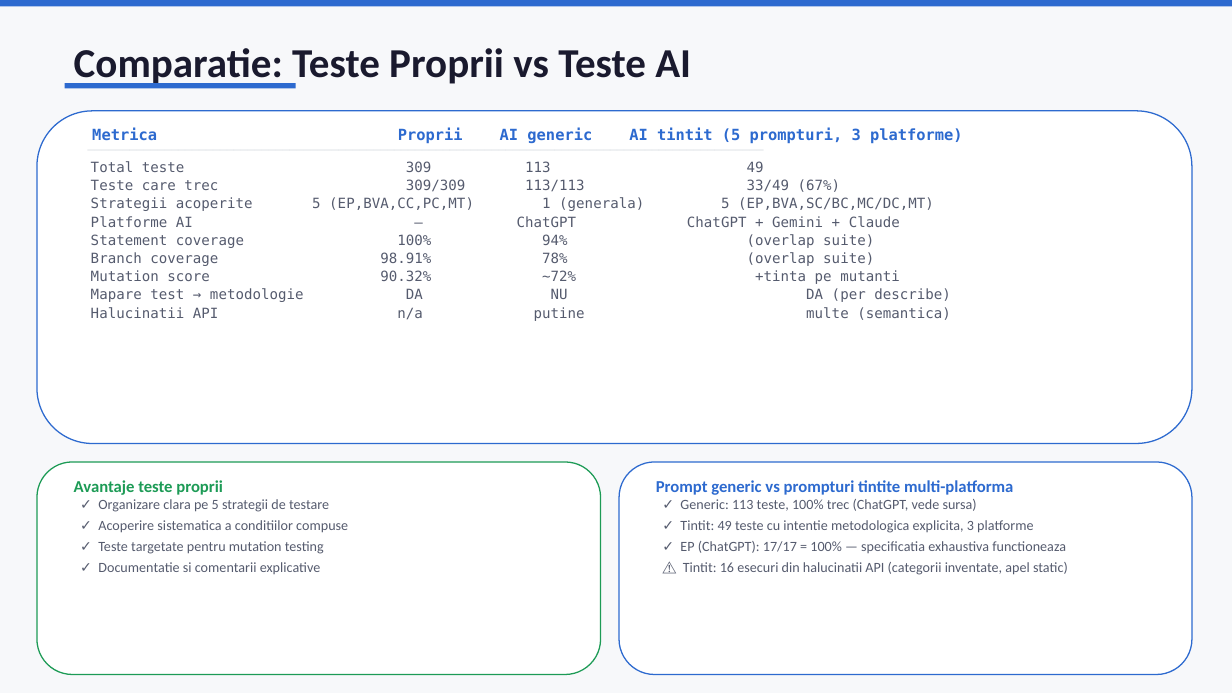
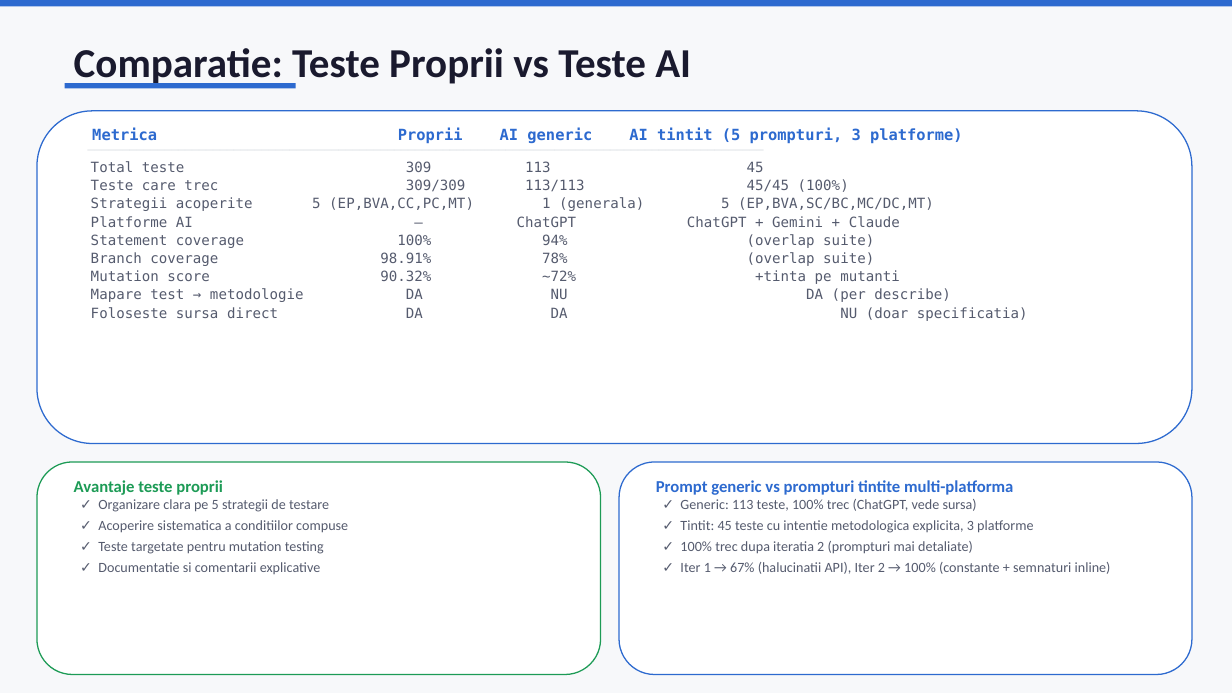
Before and after one commit to bogdan-velicu/tss-proiect-javascript, a slide deck: slide 9 of TSS_Prezentare_T4.pptx. Drawn at 1232x693 pixels with LibreOffice and Linux fonts; fonts in the diff are those of the drawing. Boxes give left, top, right and bottom in pixels: in the first picture for what was removed or moved away, otherwise in the second. Text is boxed around its words. In the diff, an @@ line names an element or a change of style, - is before the commit and + after.

Commit message:
iteratie 2 la prompturi: mai detaliate, totul trece

```diff
--- a/TSS_Prezentare_T4.pptx
+++ b/TSS_Prezentare_T4.pptx
@@ text at <box>840,307,1028,321</box>: text changed @@
-Halucinatii API n/a putine multe (semantica)
+Foloseste sursa direct DA DA NU (doar specificatia)
@@ text at <box>680,520,1111,574</box>: text changed @@
-✓ Tintit: 49 teste cu intentie metodologica explicita, 3 platforme
-✓ EP (ChatGPT): 17/17 = 100% — specificatia exhaustiva functioneaza
-⚠ Tintit: 16 esecuri din halucinatii API (categorii inventate, apel static)
+✓ Tintit: 45 teste cu intentie metodologica explicita, 3 platforme
+✓ 100% trec dupa iteratia 2 (prompturi mai detaliate)
+✓ Iter 1 → 67% (halucinatii API), Iter 2 → 100% (constante + semnaturi inline)
```
Also in this commit, not shown: 1 other slide changed, 13 other files.
